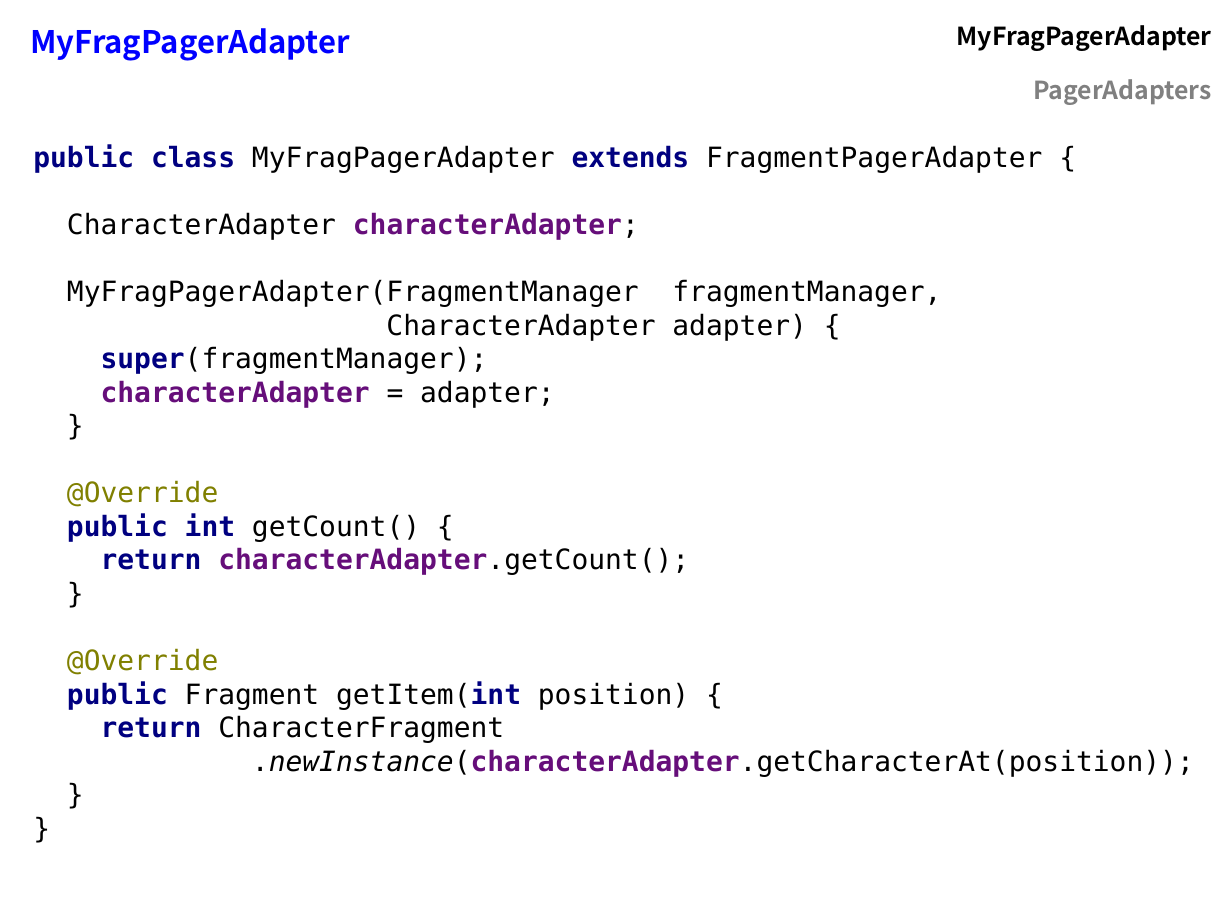
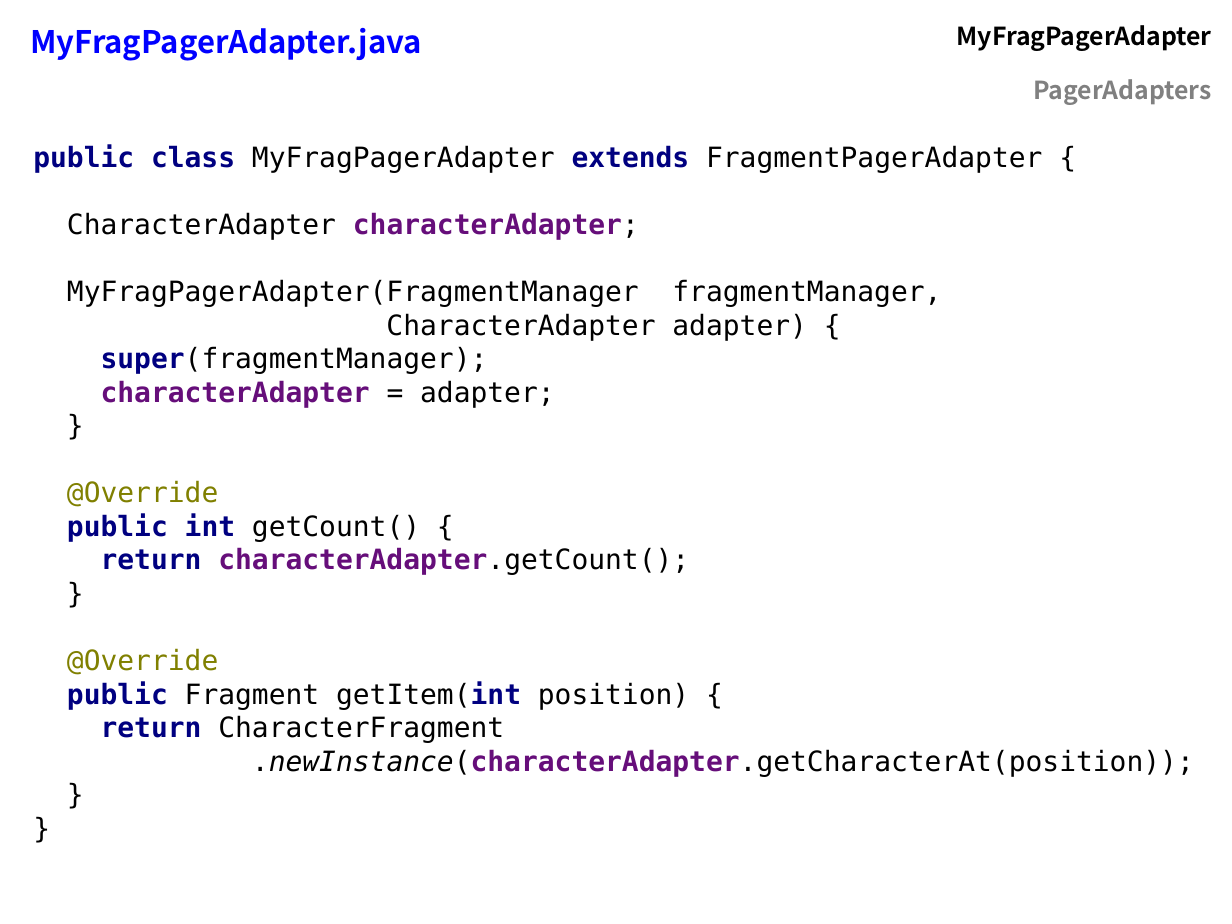
Before and after one commit to flocela/PagerAdaptersHandouts, a slide deck: slide 36 of PagerAdapterPresentation.odp (slide 29 before the commit). Drawn at 1232x924 pixels with LibreOffice and Linux fonts; fonts in the diff are those of the drawing. Boxes give left, top, right and bottom in pixels: in the first picture for what was removed or moved away, otherwise in the second. Text is boxed around its words. In the diff, an @@ line names an element or a change of style, - is before the commit and + after.

```diff
--- a/PagerAdapterPresentation.odp
+++ b/PagerAdapterPresentation.odp
@@ table at [19, 11, 1223, 109] @@
-row 1, column 1: MyFragPagerAdapter
+row 1, column 1: MyFragPagerAdapter.java
```
Also in this commit, not shown: 31 other slides changed, 10 slides added, 3 slides removed, 11 other files.
